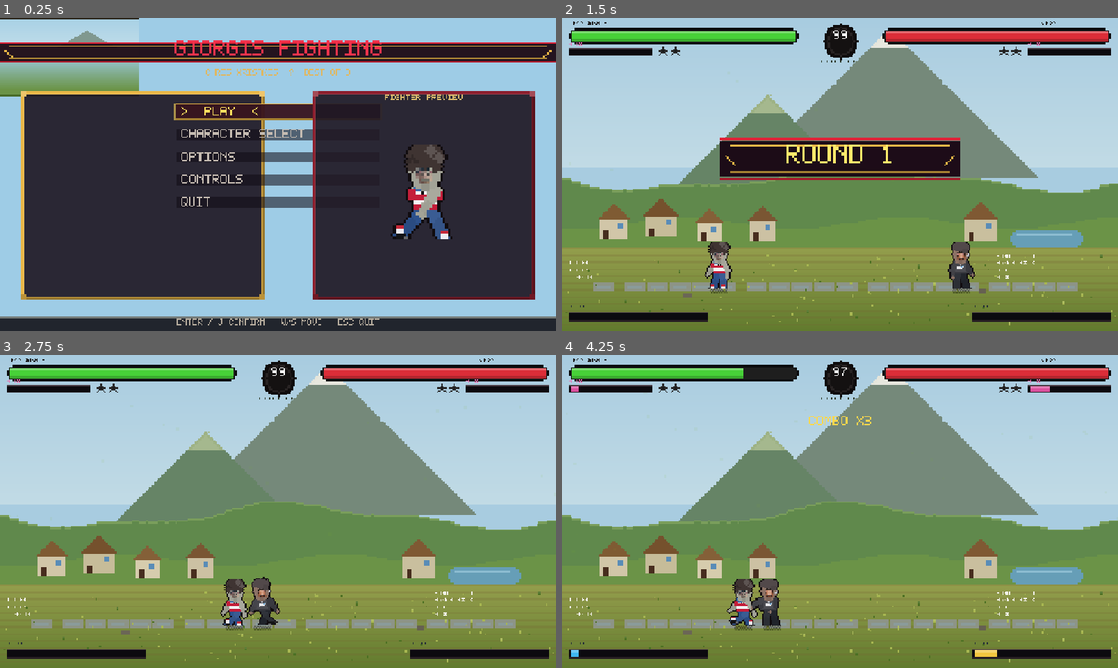
Above: before the commit, frames 1-4 (two rows, left to right).
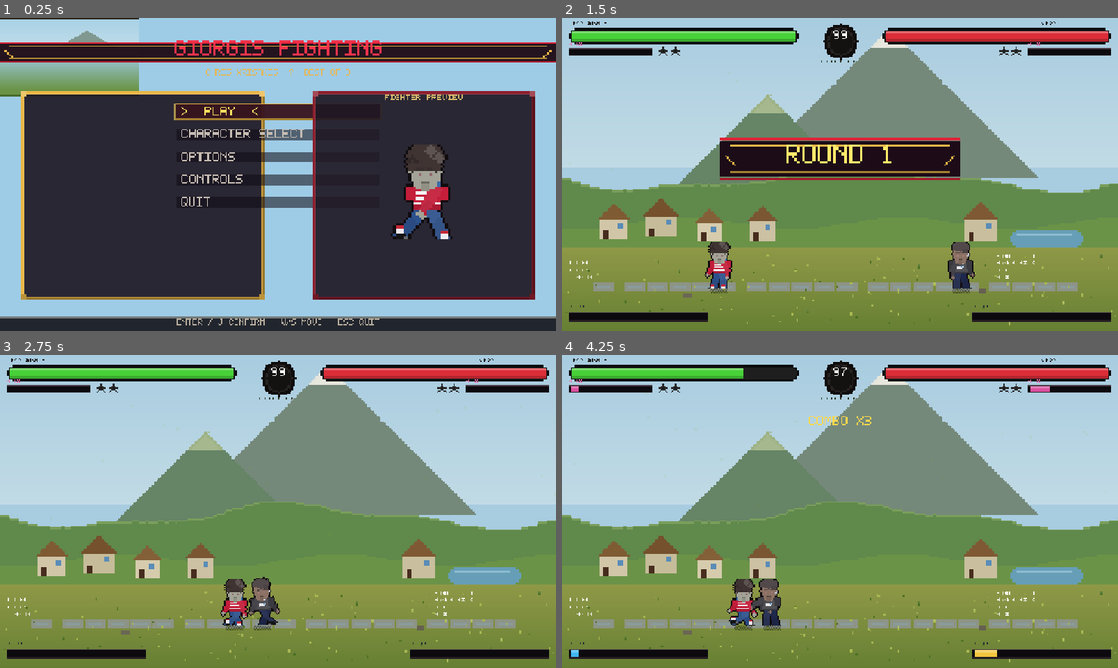
Above: after the commit, the same moments.

Repository: SirGiorgis/games
Game: Godot game, scene res://scenes/bootstrap.tscn
The game is run twice, just before and just after one commit, with the same random seed, the same clock (stepped at 60 frames per second) and the same inputs.
Inputs (mouse positions are in pixels of both pictures, inside the frame that each line leads up to):
- Up to frame 1 (0.25 s): no input
- Up to frame 2 (1.5 s): tap Enter (menu_confirm) at 0.5 s; move the mouse to (962, 158) at 0.52 s; hold D (menu_right) 0.53-1.28 s; tap U (p1_block) at 0.6 s; click (962, 158) at 0.67 s; tap Space at 0.77 s; move the mouse to (728, 190) at 1.27 s; hold Escape (menu_back) from 1.28 s (still down); tap I (p1_grab) at 1.35 s
- Up to frame 3 (2.75 s): tap Space at 1.52 s; move the mouse to (333, 442) at 2.02 s; release Escape (menu_back) at 2.03 s; hold D (menu_right) from 2.03 s (still down); tap K (p1_heavy) at 2.1 s
- Up to frame 4 (4.25 s): move the mouse to (812, 574) at 2.77 s; release D (menu_right) at 2.78 s; hold W (menu_up) 2.78-3.53 s; tap J (p1_light) at 2.85 s; click (812, 574) at 2.92 s; tap Space at 3.02, 3.77 s; move the mouse to (1006, 558) at 3.52 s; hold A (menu_left) from 3.53 s (still down); tap L (p1_special) at 3.6 s

The runs differ from the first frame. In frame 1, 0.5% of the frame differs, in the area x 72-81%, y 47-64%; in frame 2, 0.4%; in frame 3, 0.3%; in frame 4, 0.3%.

Commit message:
Draw readable chibi faces and a full striped kit
Photo crops smeared at 32px, so Chris and Stacks now use pixel faces
with curly hair or a hoop earring. Chris wears a full red/white striped
shirt; Stacks keeps the grey hoodie over navy jeans. Grass banding is gone.

Co-authored-by: SirGiorgis <SirGiorgis@users.noreply.github.com>

Diff:
--- a/ashen-rite/scripts/pixel/pixel_arena_bake.gd
+++ b/ashen-rite/scripts/pixel/pixel_arena_bake.gd
@@ -74,9 +74,7 @@
 	Pix.hline(img, 262, 124, 32, Color(0.55, 0.74, 0.82))
 	for y in range(132, H):
 		var shade: float = float(y - 132) / 48.0
-		var g: Color = Color(0.58, 0.62, 0.30).lerp(Color(0.38, 0.48, 0.18), shade)
-		if y % 4 == 0:
-			g = g.lerp(Color(0.46, 0.40, 0.20), 0.25)
+		var g: Color = Color(0.56, 0.60, 0.28).lerp(Color(0.40, 0.50, 0.20), shade)
 		Pix.hline(img, 0, y, W, g)
 	for x in range(20, 300, 14):
 		var dx: int = x + (x % 5) - 2
--- a/ashen-rite/scripts/pixel/pixel_fighter_bake.gd
+++ b/ashen-rite/scripts/pixel/pixel_fighter_bake.gd
@@ -421,9 +421,9 @@
 		_downed(img, def, racing, hero, f, n, pose)
 		return
 
-	var pants: Color = Color(0.18, 0.32, 0.55) if kit else (Color(0.14, 0.15, 0.18) if street else (Color(0.12, 0.11, 0.14) if racing else def.outfit.darkened(0.25)))
+	var pants: Color = Color(0.18, 0.32, 0.55) if kit else (Color(0.12, 0.16, 0.30) if street else (Color(0.12, 0.11, 0.14) if racing else def.outfit.darkened(0.25)))
 	var shoes: Color = Color(0.08, 0.08, 0.09)
-	var sleeve: Color = def.outfit if street else (def.skin if kit else (def.outfit if racing else def.skin))
+	var sleeve: Color = def.outfit if (street or kit or racing) else def.skin
 	var lt: int = 2
 	var ls: int = 2
 	var at: int = 2
@@ -772,34 +772,34 @@
 
 
 static func _torso(img: Image, def: CharacterDef, cx: int, hip_y: int, skinny: bool, racing: bool, kit: bool, street: bool, lean: int) -> void:
-	var tw: int = 8 if kit else (9 if street else (4 if skinny else (7 if def.build == "heavy" else 5)))
-	var h: int = 10 if (kit or street) else 8
+	var tw: int = 9 if kit else (10 if street else (4 if skinny else (7 if def.build == "heavy" else 5)))
+	var h: int = 12 if (kit or street) else 8
 	var top: int = hip_y - h
 	var tx: int = cx - tw / 2 + lean
 	if kit:
 		# Red / white horizontal stripes, blue collar, short sleeves. No crest.
-		Pix.rect(img, tx, top + 2, tw + 1, h - 2, def.trim)
-		var row: int = top + 2
+		Pix.rect(img, tx, top + 3, tw + 1, h - 3, def.trim)
+		var row: int = top + 3
 		while row < top + h - 1:
-			var band: Color = def.outfit if int((row - top) / 2) % 2 == 0 else def.trim
-			Pix.rect(img, tx, row, tw + 1, 2, band)
-			row += 2
-		Pix.rect(img, tx, top, tw + 1, 3, def.accent)
-		Pix.put(img, cx + lean, top + 2, def.trim)
-		Pix.rect(img, tx - 2, top + 2, 3, 4, def.outfit)
-		Pix.rect(img, tx + tw, top + 2, 3, 4, def.outfit)
-		Pix.put(img, cx + lean - 1, top + 3, Color(0.06, 0.05, 0.05))
-		Pix.put(img, cx + lean + 1, top + 3, Color(0.06, 0.05, 0.05))
+			var band: Color = def.outfit if (row - top) % 2 == 0 else def.trim
+			Pix.rect(img, tx, row, tw + 1, 1, band)
+			row += 1
+		Pix.rect(img, tx, top, tw + 1, 4, def.accent)
+		Pix.rect(img, tx + 1, top + 1, tw - 1, 2, def.accent.lightened(0.08))
+		Pix.rect(img, tx - 3, top + 3, 4, 5, def.outfit)
+		Pix.rect(img, tx + tw, top + 3, 4, 5, def.outfit)
+		Pix.rect(img, tx, top + h - 2, tw + 1, 2, def.outfit.darkened(0.12))
 	elif street:
 		var shirt: Color = def.outfit
-		var shirt_hi: Color = def.outfit.lightened(0.10)
+		var shirt_hi: Color = def.outfit.lightened(0.12)
 		Pix.rect(img, tx - 1, top + 2, tw + 3, h - 2, shirt)
 		Pix.rect(img, tx, top + 3, tw + 1, h - 4, shirt_hi)
-		Pix.rect(img, tx - 2, top + 3, 3, 5, shirt)
-		Pix.rect(img, tx + tw, top + 3, 3, 5, shirt)
+		Pix.rect(img, tx - 3, top + 3, 4, 6, shirt)
+		Pix.rect(img, tx + tw, top + 3, 4, 6, shirt)
+		Pix.rect(img, tx + 1, top, tw - 1, 4, shirt.darkened(0.08))
 		Pix.hline(img, tx + 2, top + 2, tw - 3, def.skin.darkened(0.06))
-		Pix.put(img, cx + lean, top + 3, Color(0.78, 0.80, 0.84))
-		_logo_hoodrich(img, tx + 1, top + 4, def.trim, def.accent)
+		Pix.hline(img, cx + lean - 2, top + 4, 5, Color(0.78, 0.80, 0.84))
+		_logo_hoodrich(img, tx + 2, top + 6, def.trim, def.accent)
 	elif racing:
 		Pix.rect(img, tx, top, tw + 1, h, def.outfit)
 		Pix.rect(img, tx, top, tw + 1, 2, def.accent.darkened(0.25))
@@ -811,35 +811,19 @@
 
 
 static func _photo_head(img: Image, def: CharacterDef, cx: int, cy: int, pose: String, street: bool) -> void:
+	# Photo crops smear at chibi scale — draw readable pixel faces instead.
 	Pix.oval(img, cx, cy + 1, 6, 7, def.skin)
-	Pix.rect(img, cx - 1, cy + 6, 3, 3, def.skin.darkened(0.1))
-	var face: Image = _photo_face(def)
-	if face != null:
-		var fw: int = face.get_width()
-		var fh: int = face.get_height()
-		var ox: int = cx - fw / 2
-		var oy: int = cy - fh / 2 + 1
-		if pose == "hit":
-			ox += 1
-			oy += 1
-		for y in fh:
-			for x in fw:
-				var c: Color = face.get_pixel(x, y)
-				if c.a < 0.4:
-					continue
-				var nx: float = float(ox + x - cx) / 6.0
-				var ny: float = float(oy + y - cy) / 7.0
-				if nx * nx + ny * ny > 1.05:
-					continue
-				Pix.put(img, ox + x, oy + y, c)
-	Pix.put(img, cx - 2, cy + 1, Color(0.95, 0.93, 0.9))
-	Pix.put(img, cx + 2, cy + 1, Color(0.95, 0.93, 0.9))
-	Pix.put(img, cx - 2, cy + 1, def.eyes)
-	Pix.put(img, cx + 2, cy + 1, def.eyes)
+	Pix.rect(img, cx - 1, cy + 6, 3, 3, def.skin.darkened(0.12))
+	Pix.hline(img, cx - 3, cy, 3, def.hair.darkened(0.1))
+	Pix.hline(img, cx + 1, cy, 3, def.hair.darkened(0.1))
+	Pix.put(img, cx - 2, cy + 2, Color(0.95, 0.93, 0.9))
+	Pix.put(img, cx + 2, cy + 2, Color(0.95, 0.93, 0.9))
+	Pix.put(img, cx - 2, cy + 2, def.eyes)
+	Pix.put(img, cx + 2, cy + 2, def.eyes)
 	if pose == "hit":
-		Pix.hline(img, cx - 1, cy + 3, 3, Color(0.45, 0.2, 0.2))
+		Pix.hline(img, cx - 1, cy + 4, 3, Color(0.45, 0.2, 0.2))
 	else:
-		Pix.hline(img, cx - 1, cy + 4, 3, def.skin.darkened(0.32))
+		Pix.hline(img, cx - 1, cy + 5, 3, def.skin.darkened(0.35))
 	if street:
 		_paint_street_hair(img, cx, cy, def)
 	else:
--- a/ashen-rite/tools/export_tiny_preview.gd
+++ b/ashen-rite/tools/export_tiny_preview.gd
@@ -58,6 +58,8 @@
 	var tbox: Image = PixelUI.timer_box().get_image()
 	tbox.resize(tbox.get_width() * 4, tbox.get_height() * 4, Image.INTERPOLATE_NEAREST)
 	dst.blend_rect(tbox, Rect2i(0, 0, tbox.get_width(), tbox.get_height()), Vector2i(596, 8))
+	var num: Image = PixelFont.make("99", Color(1, 1, 1), 3).get_image()
+	dst.blend_rect(num, Rect2i(0, 0, num.get_width(), num.get_height()), Vector2i(640 - num.get_width() / 2, 28))
 
 
 func _export_strips(def: CharacterDef, id: String) -> void:
